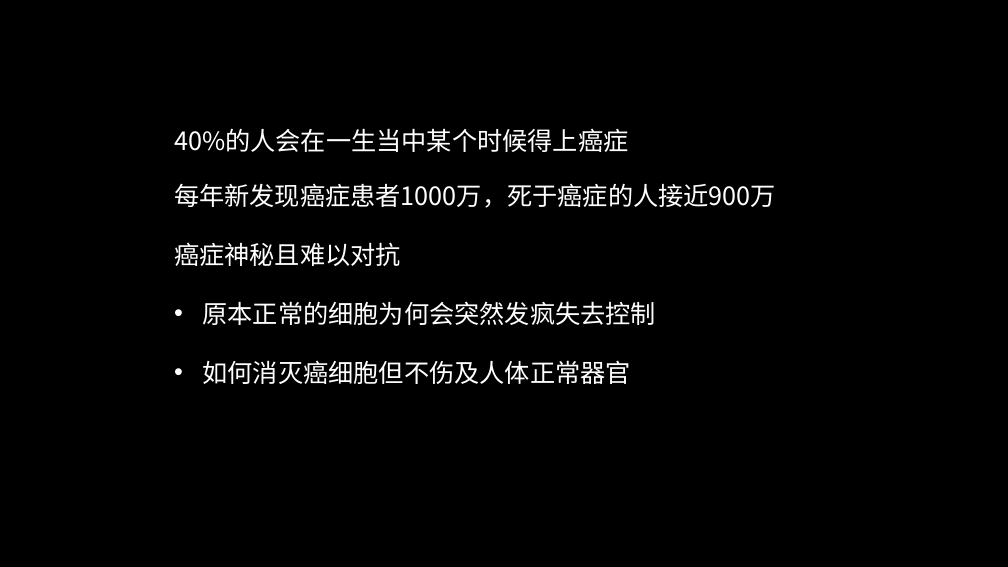
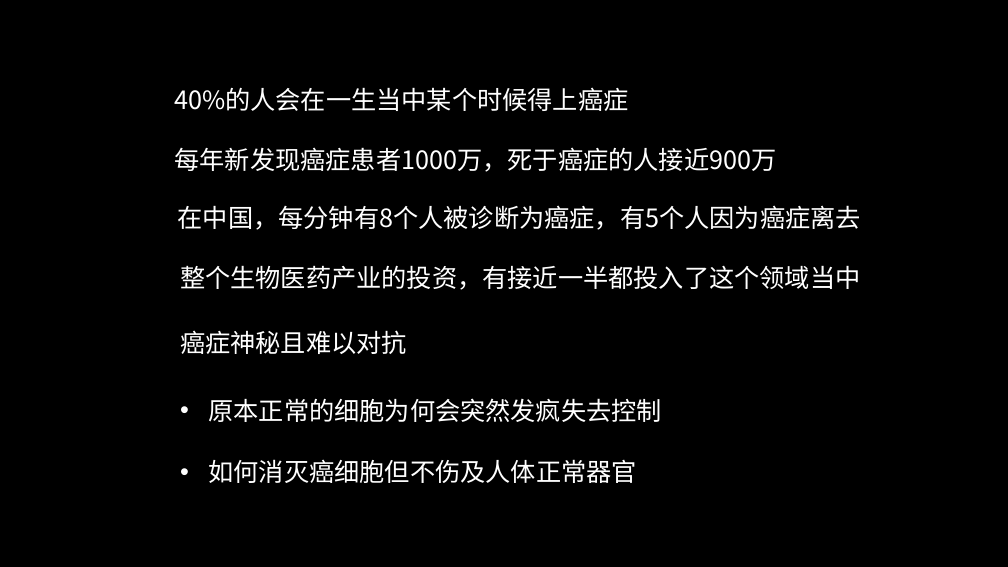
Before and after one commit to FredJiangFei/freetalk, a slide deck: slide 2 of 癌症/癌症.pptx. Drawn at 1008x567 pixels with LibreOffice and Linux fonts; fonts in the diff are those of the drawing. Boxes give left, top, right and bottom in pixels: in the first picture for what was removed or moved away, otherwise in the second. Text is boxed around its words. In the diff, an @@ line names an element or a change of style, - is before the commit and + after.

```diff
--- a/癌症/癌症.pptx
+++ b/癌症/癌症.pptx
@@ text "40%的人会在一生当中某个时候得上癌症": place and size @@
-text "40%的人会在一生当中某个时候得上癌症" at (174, 128, 628, 152)
+text "40%的人会在一生当中某个时候得上癌症" at (174, 87, 628, 111)
@@ text "每年新发现癌症患者1000万，死于癌症的人接近900万": place and size @@
-text "每年新发现癌症患者1000万，死于癌症的人接近900万" at (174, 183, 776, 208)
+text "每年新发现癌症患者1000万，死于癌症的人接近900万" at (175, 147, 777, 172)
@@ text added at (178, 205, 861, 230), 24 pt, text #FFFFFF @@
+在中国，每分钟有8个人被诊断为癌症，有5个人因为癌症离去
@@ text added at (180, 265, 860, 290), 24 pt, text #FFFFFF @@
+整个生物医药产业的投资，有接近一半都投入了这个领域当中
@@ text "癌症神秘且难以对抗": place and size @@
-text "癌症神秘且难以对抗" at (174, 242, 401, 266)
+text "癌症神秘且难以对抗" at (180, 330, 407, 354)
@@ text "原本正常的细胞为何会突然发疯失去控制": place and size @@
-text "原本正常的细胞为何会突然发疯失去控制" at (203, 301, 657, 325)
+text "原本正常的细胞为何会突然发疯失去控制" at (208, 398, 662, 422)
@@ line spacing 1 to 1.5 in 5 elements at (175, 147, 777, 172), (174, 87, 628, 111), (180, 330, 407, 354), (208, 398, 662, 422), (209, 459, 637, 483) @@
@@ text "如何消灭癌细胞但不伤及人体正常器官": place and size @@
-text "如何消灭癌细胞但不伤及人体正常器官" at (203, 360, 631, 384)
+text "如何消灭癌细胞但不伤及人体正常器官" at (209, 459, 637, 483)
```
Also in this commit, not shown: 9 other slides changed, 6 slides added, 1 other file.
